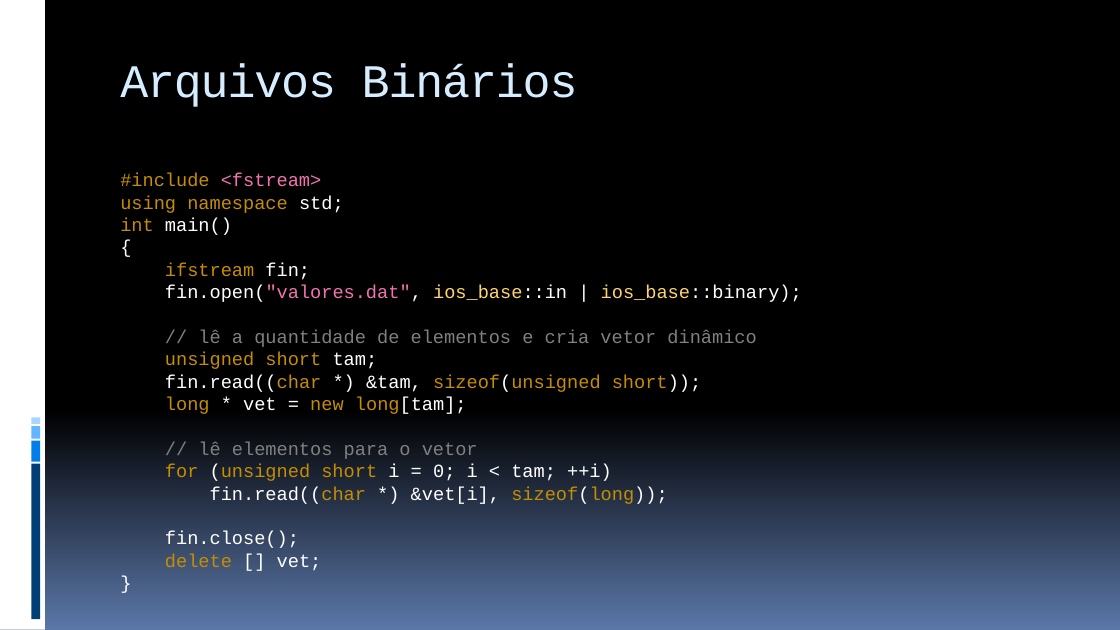
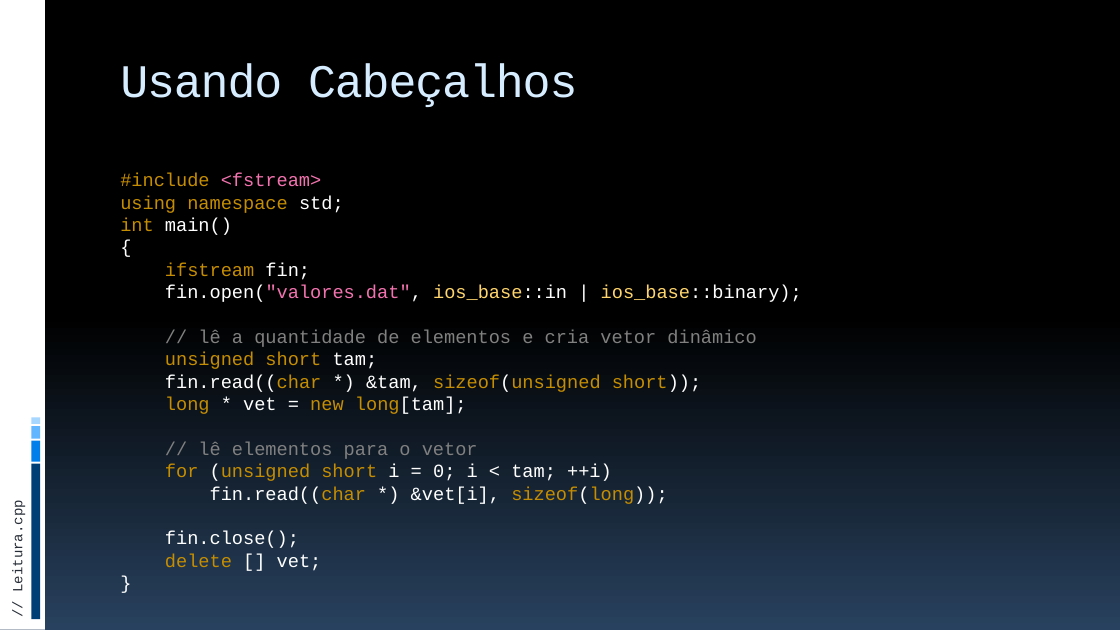
Before and after one commit to JudsonSS/ProgComp, a slide deck: slide 18 of Slides/24. Arquivos Binários.pptx. Drawn at 1120x630 pixels with LibreOffice and Linux fonts; fonts in the diff are those of the drawing. Boxes give left, top, right and bottom in pixels: in the first picture for what was removed or moved away, otherwise in the second. Text is boxed around its words. In the diff, an @@ line names an element or a change of style, - is before the commit and + after.

```diff
--- a/Slides/24. Arquivos Binários.pptx
+++ b/Slides/24. Arquivos Binários.pptx
@@ background gradient #000000 to #5B77A8 to gradient #000000 to #28415E @@
@@ title at bbox=[120, 64, 577, 107]: text changed @@
-Arquivos Binários
+Usando Cabeçalhos
@@ text added at bbox=[11, 509, 27, 589], 12 pt, text #272D38 @@
+// Leitura.cpp
```
Also in this commit, not shown: 18 other slides changed, 5 other files.
